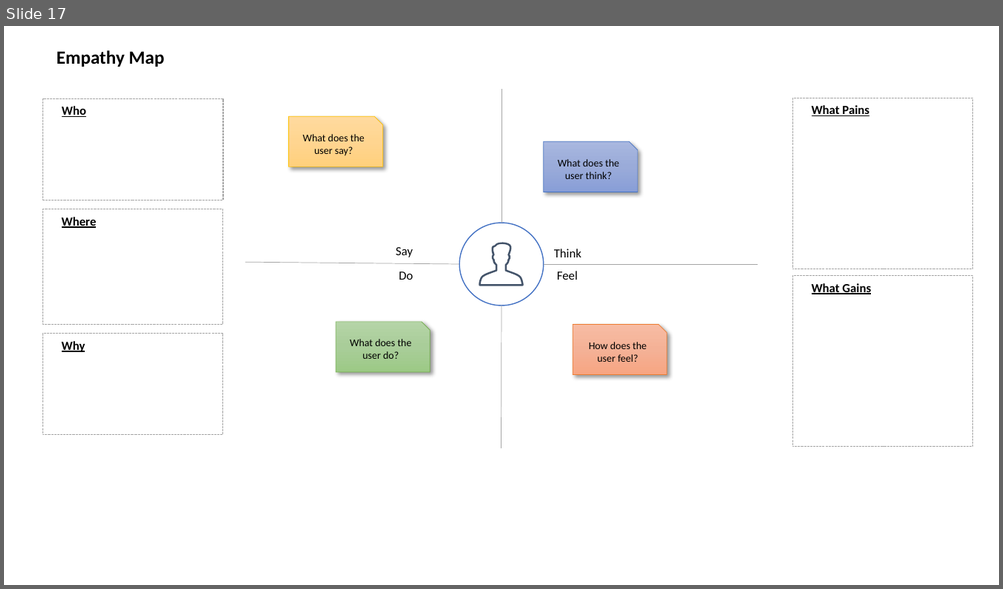
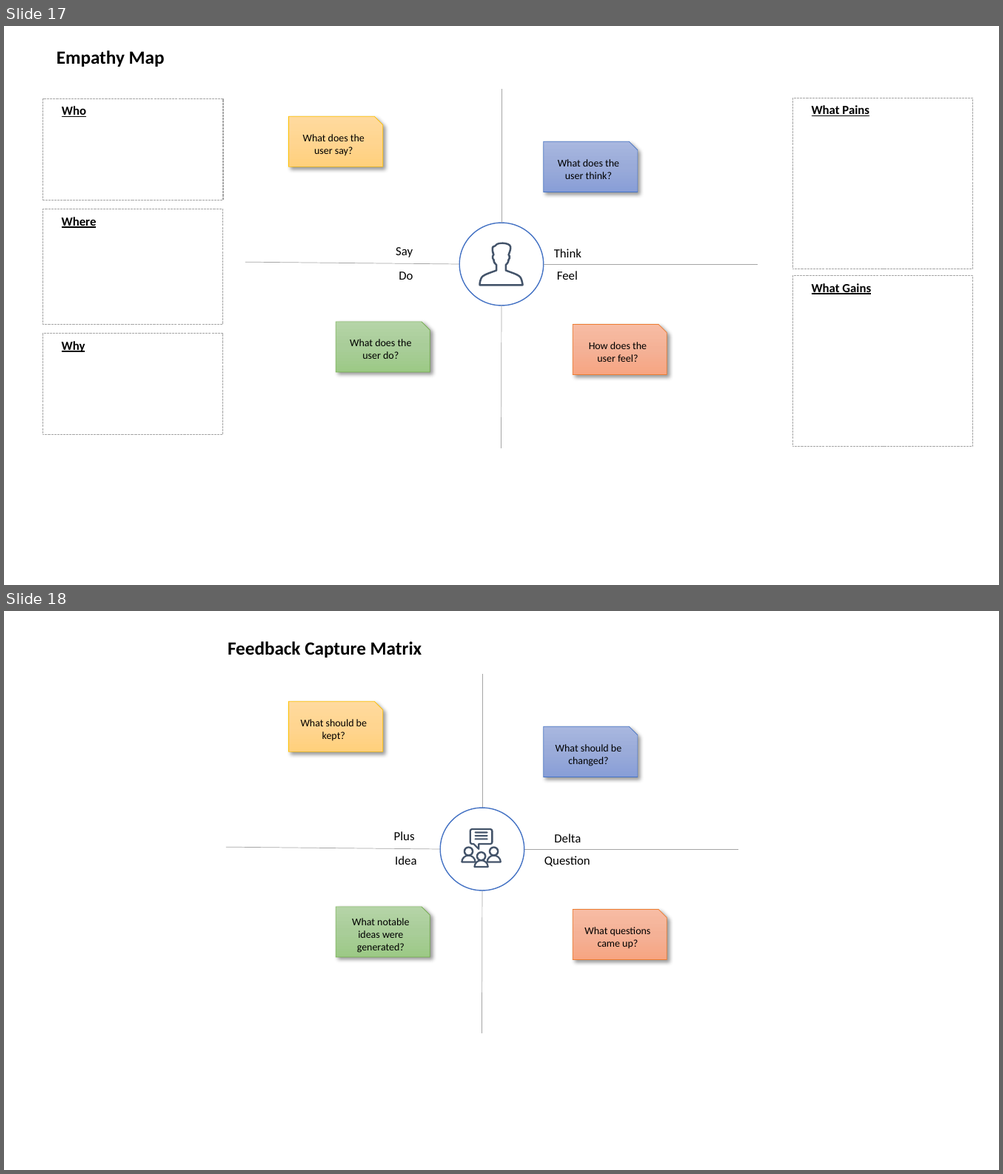
Before and after one commit to 200Meters/Sales-Scrum, a slide deck: assets/Sprint Cadence Diagrams.pptx. Shown one above the other, each under a label of ours: slide 17 before the commit, slides 17 and 18 after it. The pictures are 1003x589 and 1003x1174 pixels, drawn with LibreOffice and Linux fonts; fonts in the diff are those of the drawing. Boxes give left, top, right and bottom in pixels: in the first picture for what was removed or moved away, otherwise in the second. Text is boxed around its words. In the diff, an @@ line names an element or a change of style, - is before the commit and + after.

```diff
--- a/assets/Sprint Cadence Diagrams.pptx
+++ b/assets/Sprint Cadence Diagrams.pptx
@@ slide 18 added at [4, 611, 999, 1170], background #FFFFFF @@
@@ text added at [227, 641, 422, 658], 18 pt, text #000000, bold @@
+Feedback Capture Matrix
@@ line added from (482, 808) to (482, 675), #A5A5A5 0.5 pt @@
@@ snip rect added at [289, 701, 383, 752], fill gradient #FFDB9E to #FFD590 to #FFD07C, outline #FFC000 0.5 pt, 10 pt, text #000000 @@
+What should be kept?
@@ snip rect added at [543, 726, 637, 777], fill gradient #A8B7DF to #9AABD9 to #889ED7, outline #4472C4 0.5 pt, 10 pt, text #000000 @@
+What should be changed?
@@ text added at [394, 832, 415, 840], 12 pt, text #000000 @@
+Plus
@@ line added from (226, 848) to (441, 849), #A5A5A5 0.5 pt @@
@@ group added at [441, 808, 525, 891]: 10 freeform shapes, 1 ellipse @@
@@ line added from (524, 849) to (738, 849), #A5A5A5 0.5 pt @@
@@ text added at [554, 834, 580, 843], 12 pt, text #000000 @@
+Delta
@@ text added at [395, 856, 416, 865], 12 pt, text #000000 @@
+Idea
@@ text added at [544, 856, 590, 867], 12 pt, text #000000 @@
+Question
@@ line added from (481, 1034) to (482, 891), #A5A5A5 0.5 pt @@
@@ snip rect added at [336, 907, 430, 958], fill gradient #B5D5A7 to #AACE9A to #9CC987, outline #70AD47 0.5 pt, 10 pt, text #000000 @@
+What notable ideas were generated?
@@ snip rect added at [572, 909, 666, 960], fill gradient #F7BDA5 to #F5B196 to #F8A582, outline #ED7D31 0.5 pt, 10 pt, text #000000 @@
+What questions came up?
```
